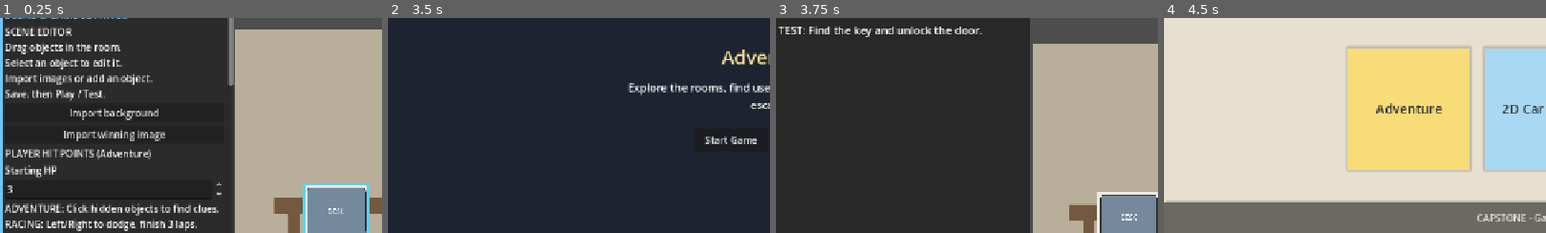
Above: before the commit, frames 1-4 (left to right).
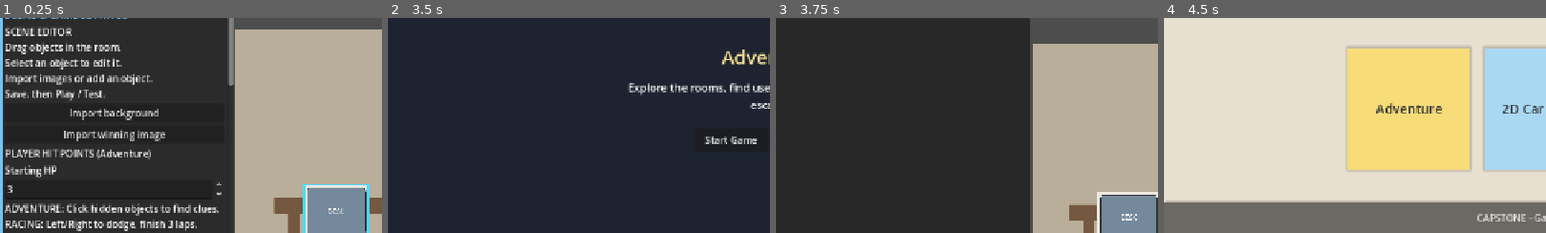
Above: after the commit, the same moments.

Repository: schmooza/Godot-game-maker
Game: Godot game, scene res://scenes/shared_editor.tscn
The game is run twice, just before and just after one commit, with the same random seed, the same clock (stepped at 60 frames per second) and the same inputs. This scene is started directly instead of the project's main scene.
Inputs:
- Up to frame 1 (0.25 s): no input
- Up to frame 2 (3.5 s): click "Play / Test" at 0.5 s; click "Play / Test" at 1.25 s; click "Edit Adventure Code" at 2 s; click "Edit Adventure Code" at 2.75 s
- Up to frame 3 (3.75 s): click "Start Game" at 3.5 s
- Up to frame 4 (4.5 s): click "← Games" at 4.25 s
The pictures show only the part of the screen within x 0-50%, y 14-64%; the shares and areas given below are measured in that part.

Frames 1-2 are identical in both runs. In frame 3, 1.1% of the frame differs, in the area x 0-54%, y 3-9%; in frame 4, nothing differs.

Commit message:
add room intro dialogue
wow 12 hours work

Diff:
--- a/scripts/shared_editor.gd
+++ b/scripts/shared_editor.gd
@@ -79,6 +79,7 @@
 var inventory_panel: PanelContainer
 var room_picker: OptionButton
 var room_name_input: LineEdit
+var room_intro_edit: TextEdit
 var destination_picker: OptionButton
 var room_states: Dictionary = {}
 var shared_inventory: Array = []
@@ -343,6 +344,16 @@
 	room_name_input.placeholder_text = "New room name (e.g. Room 2)"
 	left.add_child(room_name_input)
 	_button(left, "Add Room", _add_room)
+	var intro_heading := Label.new()
+	intro_heading.text = "ROOM INTRODUCTION DIALOGUE  |  Shown when entering this room"
+	intro_heading.autowrap_mode = TextServer.AUTOWRAP_WORD_SMART
+	left.add_child(intro_heading)
+	room_intro_edit = TextEdit.new()
+	room_intro_edit.custom_minimum_size = Vector2(0, 90)
+	room_intro_edit.wrap_mode = TextEdit.LINE_WRAPPING_BOUNDARY
+	room_intro_edit.placeholder_text = "Write what the player sees on entering this room. Leave blank for no introduction."
+	room_intro_edit.text_changed.connect(_room_intro_changed)
+	left.add_child(room_intro_edit)
 	var instruction := Label.new()
 	instruction.text = "SCENE EDITOR\nDrag objects in the room.\nSelect an object to edit it.\nImport images or add an object.\nSave, then Play / Test."
 	left.add_child(instruction)
@@ -717,6 +728,16 @@
 		destination_picker.add_item(str(room))
 	room_picker.select(rooms.find(SharedData.active_room))
 
+func _room_intro_changed() -> void:
+	if testing: return
+	SharedData.current_scene()["room_intro"] = room_intro_edit.text
+
+func _sync_room_intro() -> void:
+	if room_intro_edit == null: return
+	room_intro_edit.set_block_signals(true)
+	room_intro_edit.text = str(SharedData.current_scene().get("room_intro", ""))
+	room_intro_edit.set_block_signals(false)
+
 func _choose_room(index: int) -> void:
 	if testing or SharedData.mode != "adventure": return
 	var rooms := SharedData.room_names()
@@ -841,6 +862,7 @@
 	if editable_tooltips != null:
 		editable_tooltips.call_deferred("refresh")
 	_refresh_room_controls()
+	_sync_room_intro()
 	_sync_appearance_inputs()
 	_apply_appearance()
 	start_hp_edit.set_block_signals(true)
@@ -920,7 +942,8 @@
 	viewport_holder.size_flags_stretch_ratio = 2.0 if testing else 1.0
 	status.visible = not testing
 	if testing:
-		status.text = "TEST: " + {"adventure":"Find the key and unlock the door.","racing":"Use ← → to dodge obstacles. Complete 3 laps.","boss":"Move with arrow keys. Shoot with Space."}[SharedData.mode]
+		# Student-authored, per-room introduction; never prescribe a puzzle solution.
+		status.text = str(SharedData.current_scene().get("room_intro", ""))
 		play_dialogue.text = status.text
 	else:
 		status.text = "EDIT: Drag objects on the scene. Save your layout before testing."
Not shown, changed: scripts/shared_editor.gd.uid
